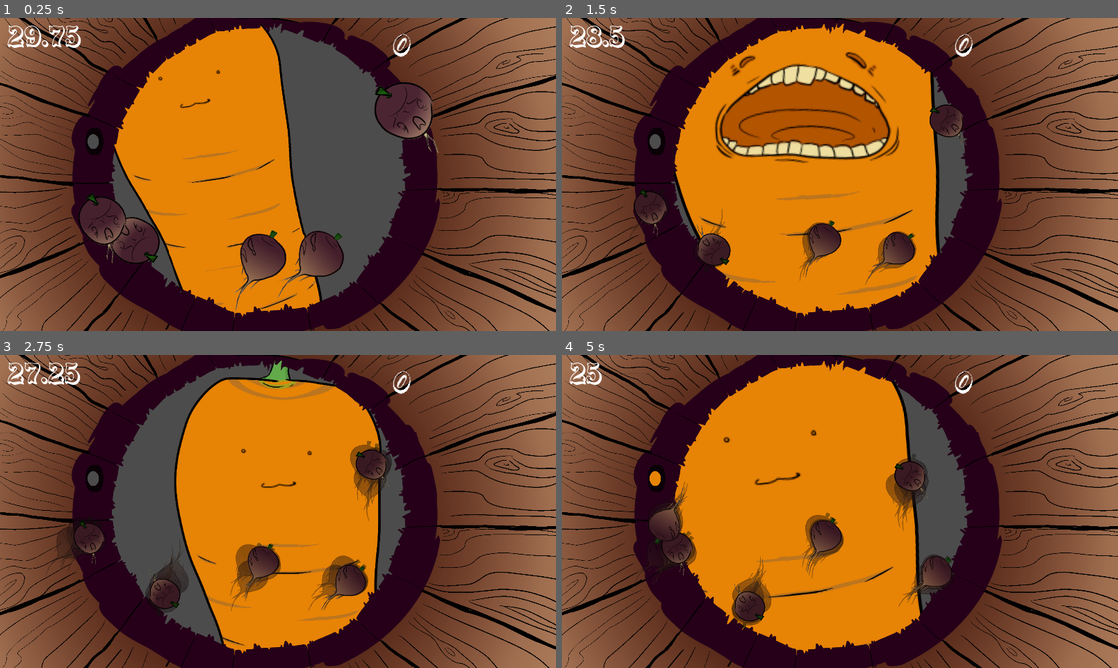
Above: before the commit, frames 1-4 (two rows, left to right).
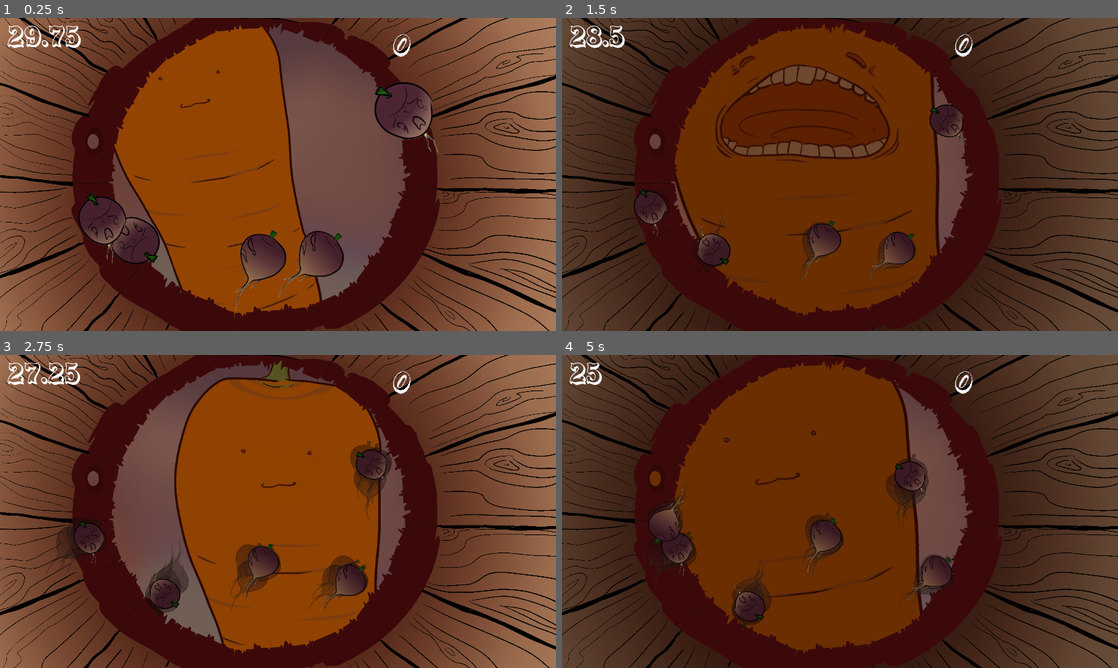
Above: after the commit, the same moments.

Repository: Nopey/carnival
Game: Godot game, scene res://Claw/Game.tscn
Same seed, same stepped clock (60 frames per second), same inputs: the game is played once before the commit and once after it.
Inputs (mouse positions are in pixels of both pictures, inside the frame that each line leads up to):
- Up to frame 1 (0.25 s): no input
- Up to frame 2 (1.5 s): tap Enter (ui_accept) at 0.5, 0.77 s; move the mouse to (962, 158) at 0.52 s; hold Right (ui_right) 0.53-1.28 s; click (962, 158) at 0.67 s; move the mouse to (728, 190) at 1.27 s; hold Down (ui_down) from 1.28 s (still down)
- Up to frame 3 (2.75 s): tap Enter (ui_accept) at 1.52 s; move the mouse to (333, 442) at 2.02 s; release Down (ui_down) at 2.03 s; hold Right (ui_right) from 2.03 s (still down)
- Up to frame 4 (5 s): move the mouse to (812, 574) at 2.77 s; release Right (ui_right) at 2.78 s; hold Up (ui_up) 2.78-3.53 s; click (812, 574) at 2.92 s; tap Enter (ui_accept) at 3.02, 3.77, 4.52 s; move the mouse to (1006, 558) at 3.52 s; hold Left (ui_left) from 3.53 s (still down); move the mouse to (673, 464) at 4.27 s

The runs differ from the first frame. In frame 1, 33% of the frame differs, in the area x 12-79%, y 0-100%; in frame 2, 77%, in the area x 0-100%, y 0-100%; in frame 3, 34%; in frame 4, 76%.

Commit message:
Add sky, yuck face, ugly upscale the faces

Diff:
--- a/Claw/Bucket.tscn
+++ b/Claw/Bucket.tscn
@@ -1,7 +1,7 @@
 [gd_scene load_steps=3 format=2]
 
 [ext_resource path="res://Claw/Bucket.gd" type="Script" id=1]
-[ext_resource path="res://Claw/bucket.png" type="Texture" id=2]
+[ext_resource path="res://Claw/barrel_bottom.png" type="Texture" id=2]
 
 [node name="Bucket" type="Area2D"]
 script = ExtResource( 1 )
--- a/Claw/Game.tscn
+++ b/Claw/Game.tscn
@@ -12,11 +12,27 @@
 [ext_resource path="res://Claw/Turnip.tscn" type="PackedScene" id=10]
 [ext_resource path="res://Claw/ScoreUI.gd" type="Script" id=11]
 [ext_resource path="res://Claw/sounds/you win or whatever.wav" type="AudioStream" id=12]
+[ext_resource path="res://Claw/sky.png" type="Texture" id=13]
+[ext_resource path="res://Claw/barrel_top.png" type="Texture" id=14]
+[ext_resource path="res://Claw/rootbeer.png" type="Texture" id=15]
 
 [node name="Node2D" type="Node2D"]
 
+[node name="Sky" type="Sprite" parent="."]
+position = Vector2( -62, 17 )
+texture = ExtResource( 13 )
+centered = false
+
 [node name="Player" parent="." instance=ExtResource( 2 )]
 position = Vector2( 670, 280 )
+
+[node name="BarrelTop" type="Sprite" parent="."]
+texture = ExtResource( 14 )
+centered = false
+
+[node name="Rootbeer" type="Sprite" parent="."]
+texture = ExtResource( 15 )
+centered = false
 
 [node name="Bucket" parent="." instance=ExtResource( 4 )]
 
--- a/Claw/Player.gd
+++ b/Claw/Player.gd
@@ -61,16 +61,18 @@
 	DOWN,
 	DOWN_HOLD, # hold at the bottom for a moment
 	UP,
-	UP_GOTCHA # got the turnip
+	UP_GOTCHA, # got the turnip
+	UP_GARBAGE # got garbage, yuck!
 }
 
 onready var bob_mouths = {
-	BobState.IDLE:		load("res://Claw/carrot_face.png"),
-	BobState.DOWN:		load("res://Claw/carrot_face_down.png"),
-	BobState.DOWN_HOLD:	load("res://Claw/carrot_face_down_hold.png"),
-	BobState.UP:		load("res://Claw/carrot_face.png"),
+	BobState.IDLE:			load("res://Claw/carrot_face.png"),
+	BobState.DOWN:			load("res://Claw/carrot_face_down.png"),
+	BobState.DOWN_HOLD:		load("res://Claw/carrot_face_down_hold.png"),
+	BobState.UP:			load("res://Claw/carrot_face.png"),
 	# two images: animates chewing
-	BobState.UP_GOTCHA:	[load("res://Claw/carrot_face_down_hold.png"), load("res://Claw/carrot_face_down.png")]
+	BobState.UP_GOTCHA:		[load("res://Claw/carrot_face_down_hold.png"), load("res://Claw/carrot_face_down.png")],
+	BobState.UP_GARBAGE:	load("res://Claw/carrot_face_distress.png"),
 }
 # speaking of chewing
 const ANIM_SPEED = 8
@@ -102,9 +104,15 @@
 			to_scale = BOB_IDLE_SCALE
 		BobState.UP_GOTCHA:
 			to_scale = BOB_IDLE_SCALE
+		BobState.UP_GARBAGE:
+			to_scale = BOB_IDLE_SCALE
 	var progress = state_progress / get_state_length()
 	var scale = lerp(from_scale, to_scale, progress)
 	self.scale = Vector2(scale, scale)
+	var tint = lerp(Color("#081515"), Color.white, clamp(2.1 - scale, 0.0, 1.0))
+	$BodySprite.modulate = tint
+	$Mouth/Sprite.modulate = tint
+	$"../Bucket/Sprite".modulate = tint
 
 	# grab turnips
 	if bob_state == BobState.DOWN_HOLD && !gotcha:
@@ -132,7 +140,7 @@
 			$splash.play()
 
 	# bump turnips out of the way
-	if bob_state == BobState.DOWN || bob_state == BobState.UP || bob_state == BobState.UP_GOTCHA:
+	if bob_state == BobState.DOWN || bob_state == BobState.UP || bob_state == BobState.UP_GOTCHA || bob_state == BobState.UP_GARBAGE:
 		for area in self.get_overlapping_areas():
 			if not area is Turnip:
 				continue
@@ -162,6 +170,8 @@
 			return 1.4
 		BobState.UP_GOTCHA:
 			return 2.0
+		BobState.UP_GARBAGE:
+			return 2.4
 		_:
 			return INF
 
@@ -198,12 +208,16 @@
 		BobState.DOWN:
 			return BobState.DOWN_HOLD
 		BobState.DOWN_HOLD:
-			if gotcha:
+			if gotcha && gotcha.is_garbage:
+				return BobState.UP_GARBAGE
+			elif gotcha:
 				return BobState.UP_GOTCHA
 			return BobState.UP
 		BobState.UP:
 			return BobState.IDLE
 		BobState.UP_GOTCHA:
+			return BobState.IDLE
+		BobState.UP_GARBAGE:
 			return BobState.IDLE
 
 var gotcha = null
--- a/Claw/Player.tscn
+++ b/Claw/Player.tscn
@@ -29,7 +29,7 @@
 
 [node name="Mouth" type="Area2D" parent="."]
 position = Vector2( 1, 0 )
-scale = Vector2( 3, 3 )
+scale = Vector2( 1.5, 1.5 )
 
 [node name="Sprite" type="Sprite" parent="Mouth"]
 texture = ExtResource( 3 )
--- a/MainMenu/MainMenu.tscn
+++ b/MainMenu/MainMenu.tscn
@@ -14,7 +14,7 @@
 centered = false
 
 [node name="Basket" type="Sprite" parent="."]
-position = Vector2( 487, 1051 )
+position = Vector2( 529, 1051 )
 texture = ExtResource( 5 )
 
 [node name="CreditRoot" type="Sprite" parent="."]
@@ -26,7 +26,7 @@
 texture = ExtResource( 1 )
 
 [node name="Play" type="Area2D" parent="."]
-position = Vector2( 936, 690 )
+position = Vector2( 941, 596 )
 script = ExtResource( 6 )
 
 [node name="Sprite" type="Sprite" parent="Play"]
Not shown: 1 places in Claw/Game.tscn that only renumber resources
Binary file added: Claw/barrel_bottom.png
Not shown, added: Claw/barrel_bottom.png.import
Binary file added: Claw/barrel_top.png
Not shown, added: Claw/barrel_top.png.import
Binary file removed: Claw/bucket.png
Binary file changed: Claw/carrot_face.png
Binary file added: Claw/carrot_face_distress.png
Not shown, added: Claw/carrot_face_distress.png.import
Binary file changed: Claw/carrot_face_down.png
Binary file changed: Claw/carrot_face_down_hold.png
Binary file added: Claw/rootbeer.png
(and 3 more such lines)
